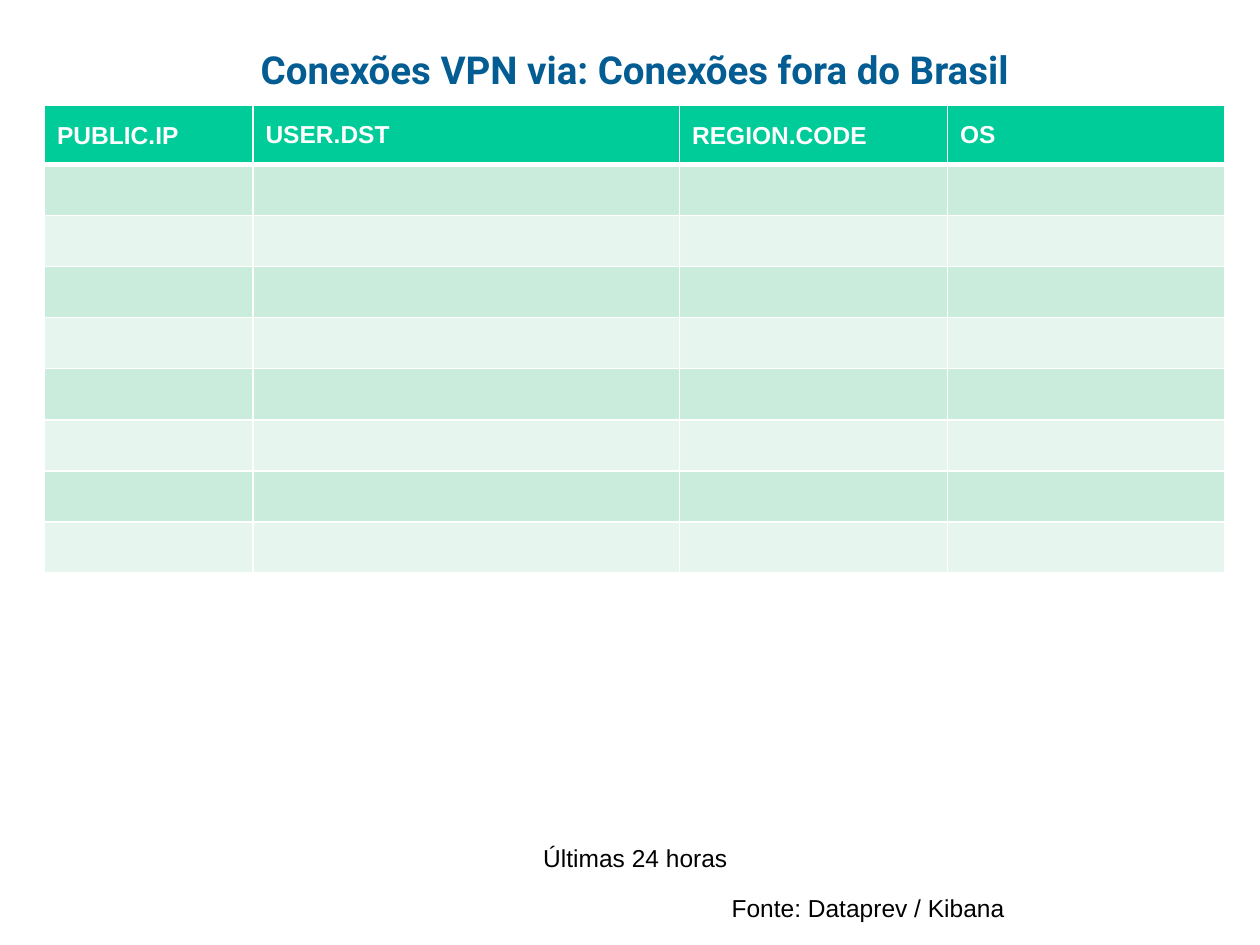
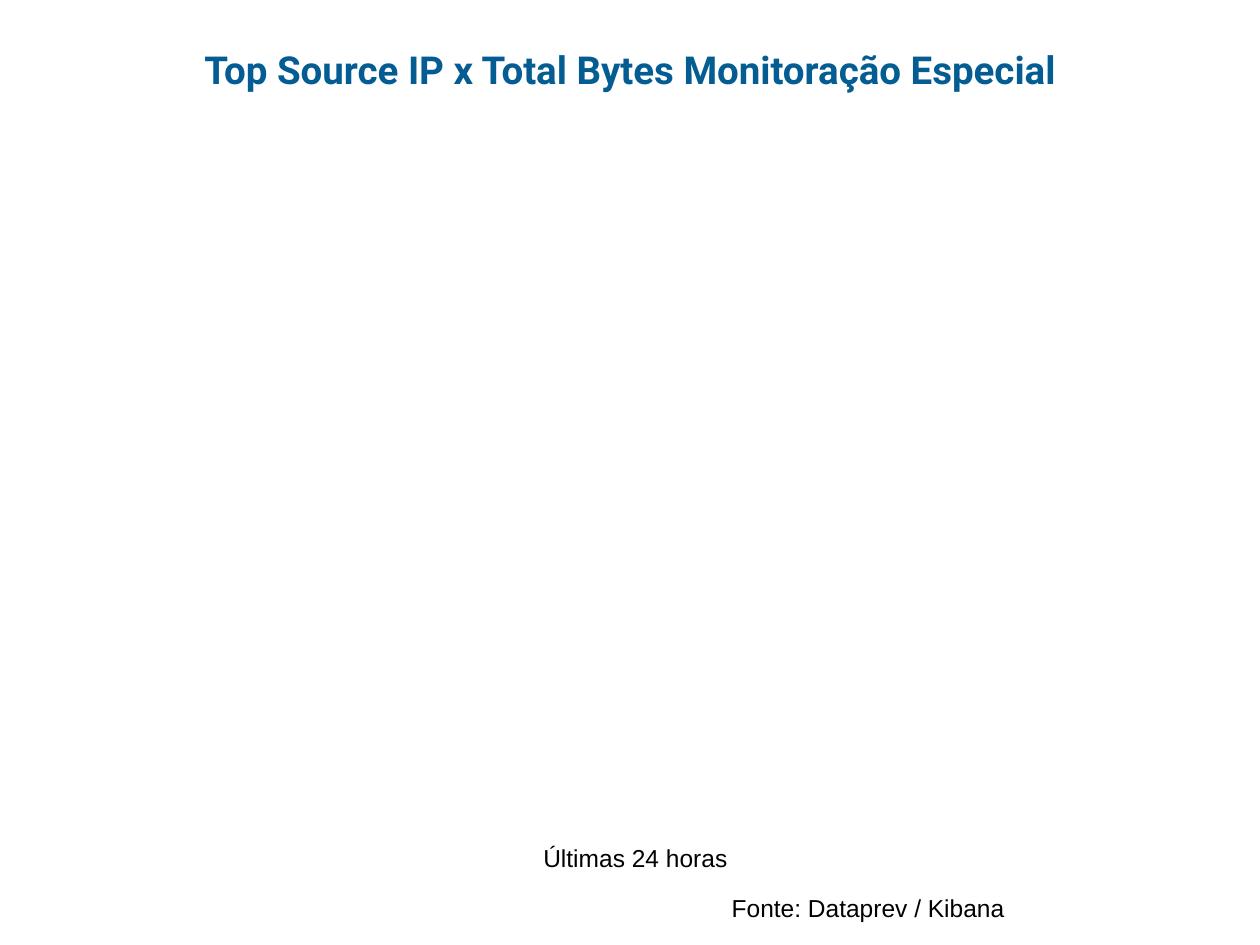
Before and after one commit to guihred/Experiments, a slide deck: slide 18 of src/main/resources/models/Radar_Eventos_v01122020REL1.pptx. Drawn at 1260x945 pixels with LibreOffice and Linux fonts; fonts in the diff are those of the drawing; background and template pictures are left out. Boxes give left, top, right and bottom in pixels: in the first picture for what was removed or moved away, otherwise in the second. Text is boxed around its words. In the diff, an @@ line names an element or a change of style, - is before the commit and + after.

```diff
--- a/src/main/resources/models/Radar_Eventos_v01122020REL1.pptx
+++ b/src/main/resources/models/Radar_Eventos_v01122020REL1.pptx
@@ text at bbox=[204, 55, 1056, 93]: text changed @@
-Conexões VPN via: Conexões fora do Brasil
+Top Source IP x Total Bytes Monitoração Especial
@@ table removed at bbox=[44, 106, 1225, 571], 9 rows, 4 columns @@
-PUBLIC.IP | USER.DST | REGION.CODE | OS
- |  |  | 
- |  |  | 
- |  |  | 
- |  |  | 
- |  |  | 
- |  |  | 
- |  |  | 
- |  |  | 
```
Also in this commit, not shown: 9 other slides changed, 3 slides added, 22 other files.
